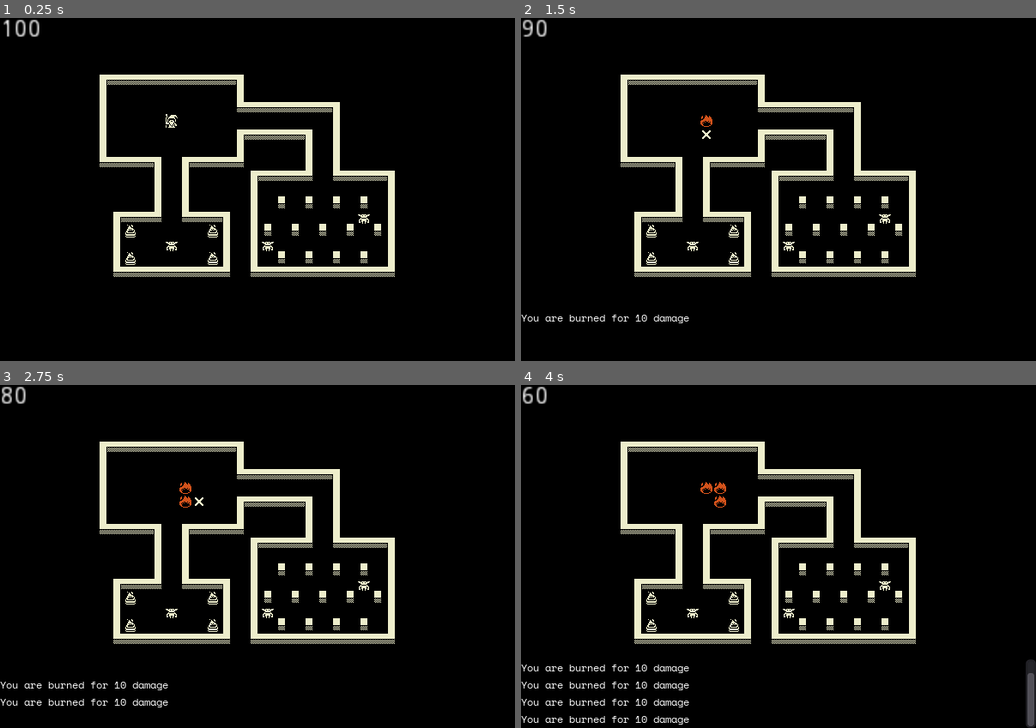
Above: before the commit, frames 1-4 (two rows, left to right).
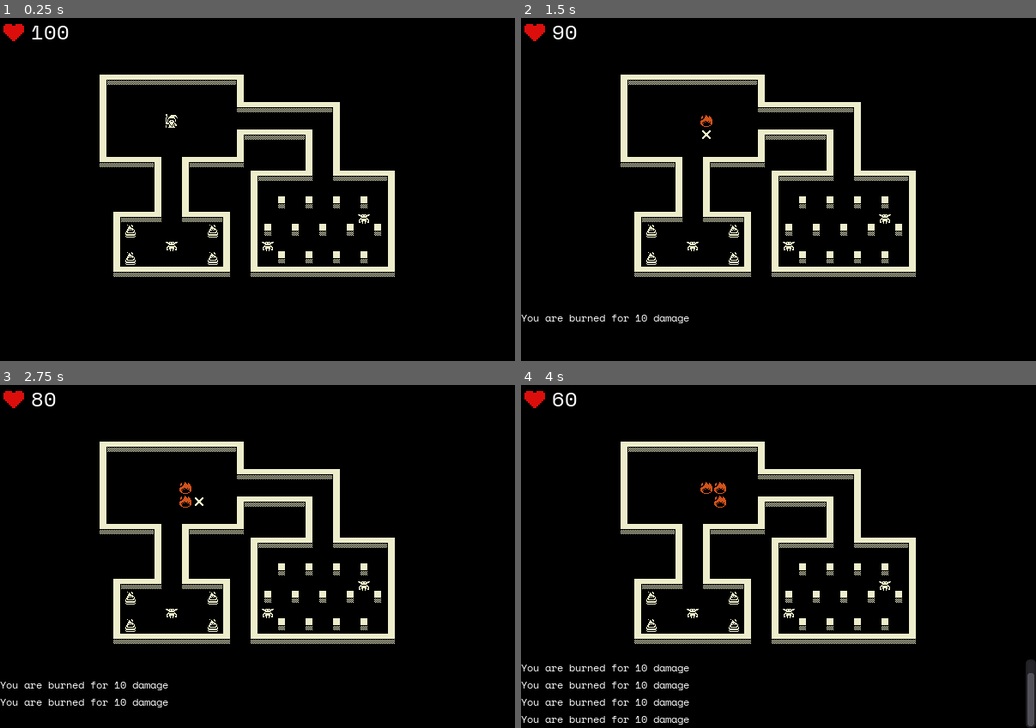
Above: after the commit, the same moments.

Repository: mattherman/7drl-2020
Game: Godot game, scene res://Main.tscn
The game is run twice, just before and just after one commit, with the same random seed, the same clock (stepped at 60 frames per second) and the same inputs.
Inputs:
- Up to frame 1 (0.25 s): no input
- Up to frame 2 (1.5 s): tap Enter (ui_accept) at 0.5, 0.77, 1.25 s; hold Right (ui_right) 0.53-1.28 s; hold Z (cast_1) 0.53-1.28 s; hold Down (ui_down) from 1.28 s (still down); tap Z (cast_1) at 1.35 s
- Up to frame 3 (2.75 s): tap Enter (ui_accept) at 1.52, 2 s; release Down (ui_down) at 2.03 s; hold Right (ui_right) from 2.03 s (still down); hold Z (cast_1) from 2.03 s (still down)
- Up to frame 4 (4 s): tap Enter (ui_accept) at 2.75, 3.02, 3.5, 3.77 s; release Right (ui_right) at 2.78 s; release Z (cast_1) at 2.78 s; hold Up (ui_up) 2.78-3.53 s; tap Z (cast_1) at 2.85 s; hold Left (ui_left) from 3.53 s (still down); hold Z (cast_1) from 3.53 s (still down)

The runs differ from the first frame. In frame 1, 0.4% of the frame differs, in the area x 0-14%, y 0-7%; in frame 2, 0.3%; in frame 3, 0.3%; in frame 4, 0.3%.

Commit message:
Last updates to the HUD for now

Diff:
--- a/HUD.tscn
+++ b/HUD.tscn
@@ -1,30 +1,40 @@
-[gd_scene load_steps=4 format=2]
+[gd_scene load_steps=6 format=2]
 
 [ext_resource path="res://HUD.gd" type="Script" id=1]
 [ext_resource path="res://fonts/Space_Mono/SpaceMono-Regular.ttf" type="DynamicFontData" id=2]
+[ext_resource path="res://art/heart.png" type="Texture" id=3]
+[ext_resource path="res://fonts/SpaceMono.tres" type="DynamicFont" id=4]
 
 [sub_resource type="DynamicFont" id=1]
-size = 12
+size = 24
 font_data = ExtResource( 2 )
 
 [node name="HUD" type="CanvasLayer"]
 script = ExtResource( 1 )
 
 [node name="HealthLabel" type="Label" parent="."]
-margin_right = 40.0
-margin_bottom = 14.0
-rect_scale = Vector2( 2, 2 )
+margin_left = 36.0099
+margin_top = -1.57213
+margin_right = 81.0099
+margin_bottom = 34.4279
+custom_fonts/font = SubResource( 1 )
 text = "100"
 __meta__ = {
 "_edit_use_anchors_": false
 }
+
+[node name="Sprite" type="Sprite" parent="."]
+modulate = Color( 0.92549, 0.0627451, 0.0627451, 1 )
+position = Vector2( 16.2902, 17.1475 )
+scale = Vector2( 2, 2 )
+texture = ExtResource( 3 )
 
 [node name="RichTextLabel" type="RichTextLabel" parent="."]
 anchor_top = 1.0
 anchor_right = 1.0
 anchor_bottom = 1.0
 margin_top = -80.0
-custom_fonts/normal_font = SubResource( 1 )
+custom_fonts/normal_font = ExtResource( 4 )
 scroll_following = true
 __meta__ = {
 "_edit_use_anchors_": false
--- /dev/null
+++ b/fonts/SpaceMono.tres
@@ -0,0 +1,7 @@
+[gd_resource type="DynamicFont" load_steps=2 format=2]
+
+[ext_resource path="res://fonts/Space_Mono/SpaceMono-Regular.ttf" type="DynamicFontData" id=1]
+
+[resource]
+size = 12
+font_data = ExtResource( 1 )
Binary file added: art/heart.png
Not shown, added: art/heart.png.import
Not shown, added: art/heart.xcf
